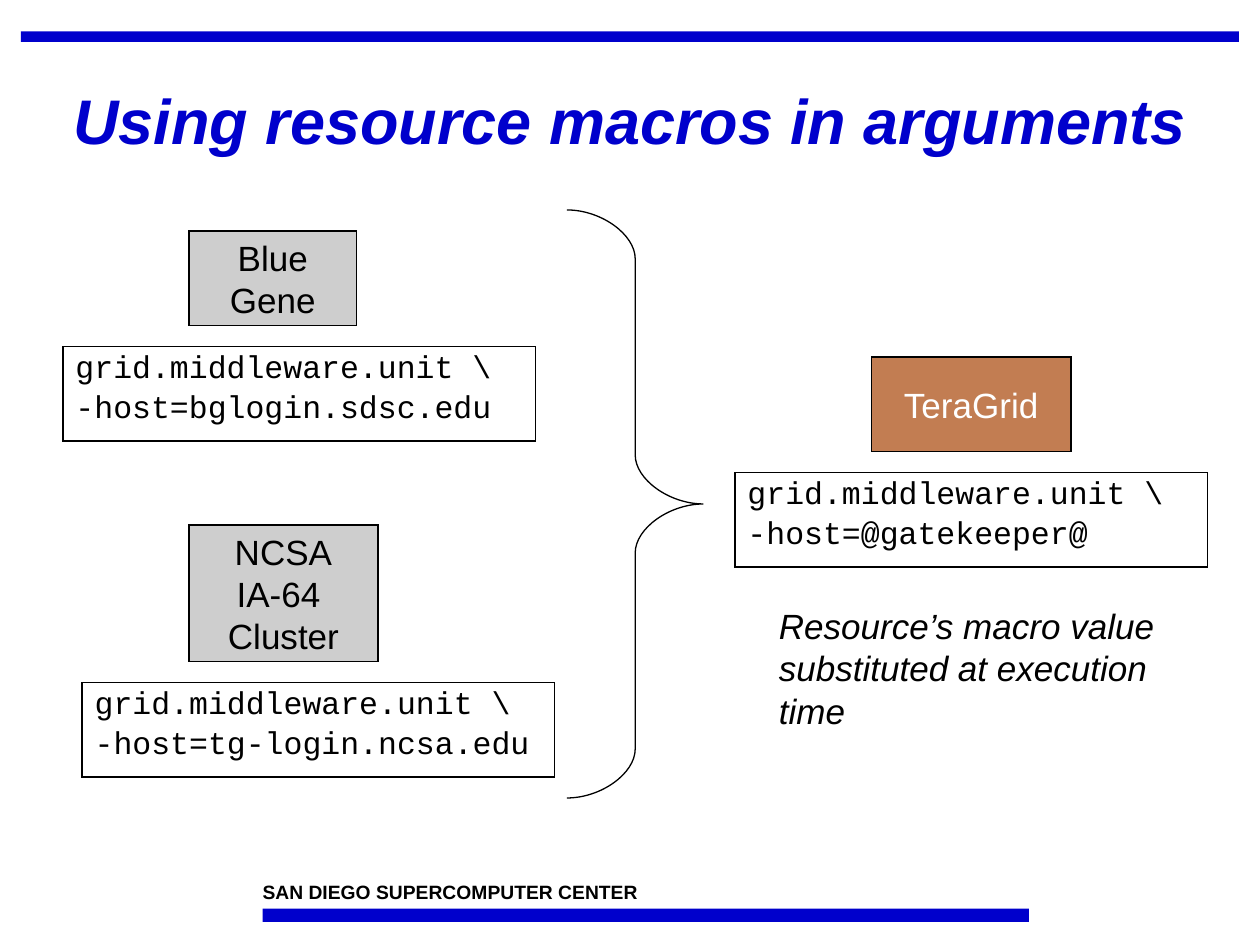
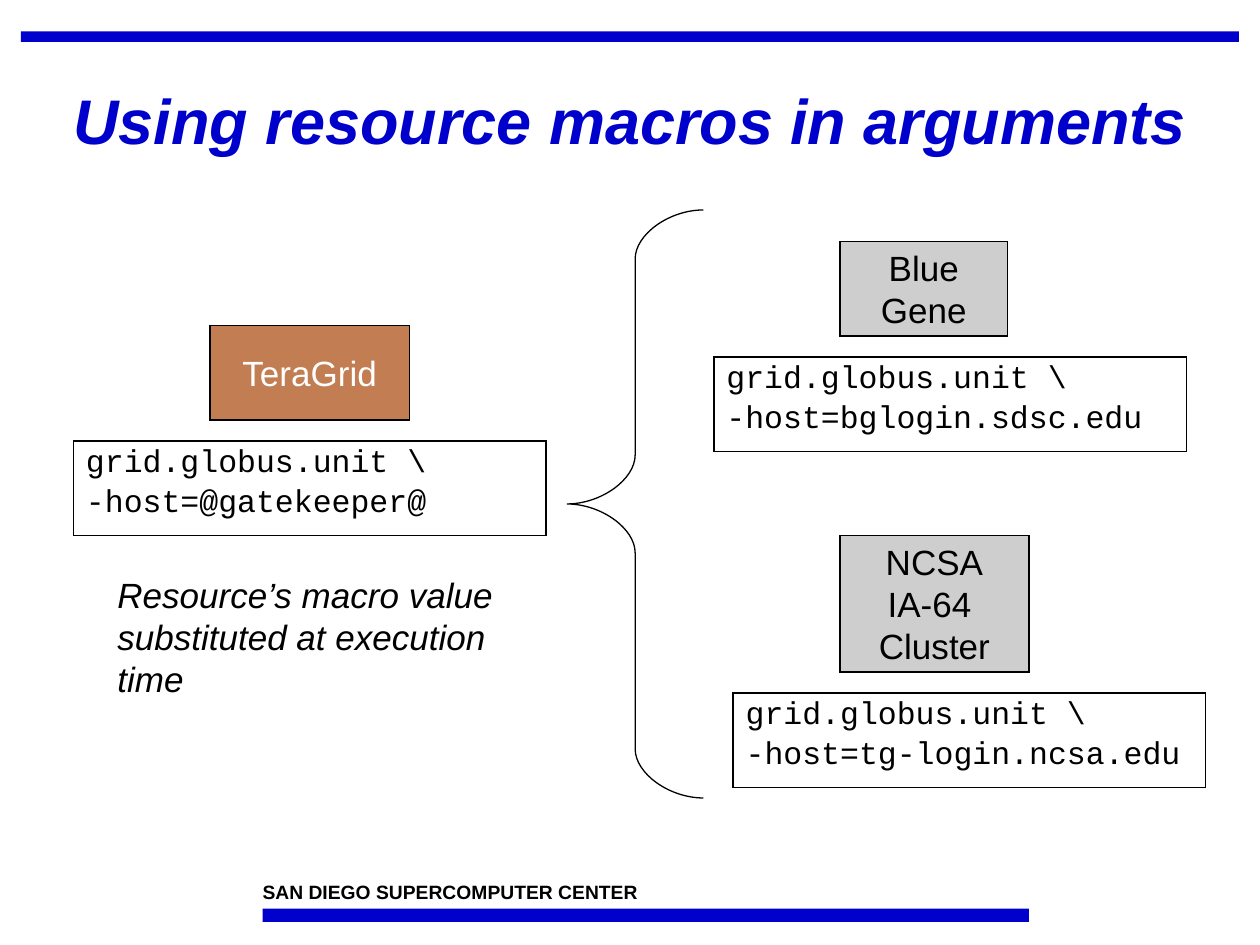
Before and after one commit to IncaProject/inca-xsede, a slide deck: slide 17 of talks/feb-06-workshop/control.ppt (slide 16 before the commit). Drawn at 1260x945 pixels with LibreOffice and Linux fonts; fonts in the diff are those of the drawing; background and template pictures are left out. Boxes give left, top, right and bottom in pixels: in the first picture for what was removed or moved away, otherwise in the second. Text is boxed around its words. In the diff, an @@ line names an element or a change of style, - is before the commit and + after.

```diff
--- a/talks/feb-06-workshop/control.ppt
+++ b/talks/feb-06-workshop/control.ppt
@@ freeform shape at box(567, 210, 703, 799): outline redrawn @@
@@ 3 rectangles, 1 text: place and size @@
-3 rectangles, 1 text at box(63, 231, 554, 777)
+3 rectangles, 1 text at box(714, 242, 1206, 788)
@@ text in rectangle at box(726, 366, 1028, 395): text changed @@
-grid.middleware.unit \
+grid.globus.unit \
@@ 2 rectangles, 1 text: place and size @@
-2 rectangles, 1 text at box(735, 357, 1207, 725)
+2 rectangles, 1 text at box(73, 325, 546, 693)
@@ text in rectangle at box(86, 450, 388, 479): text changed @@
-grid.middleware.unit \
+grid.globus.unit \
@@ text at box(746, 702, 1048, 731): text changed @@
-grid.middleware.unit \
+grid.globus.unit \
```
Also in this commit, not shown: 18 other slides changed, 1 slide added, 1 other file.
